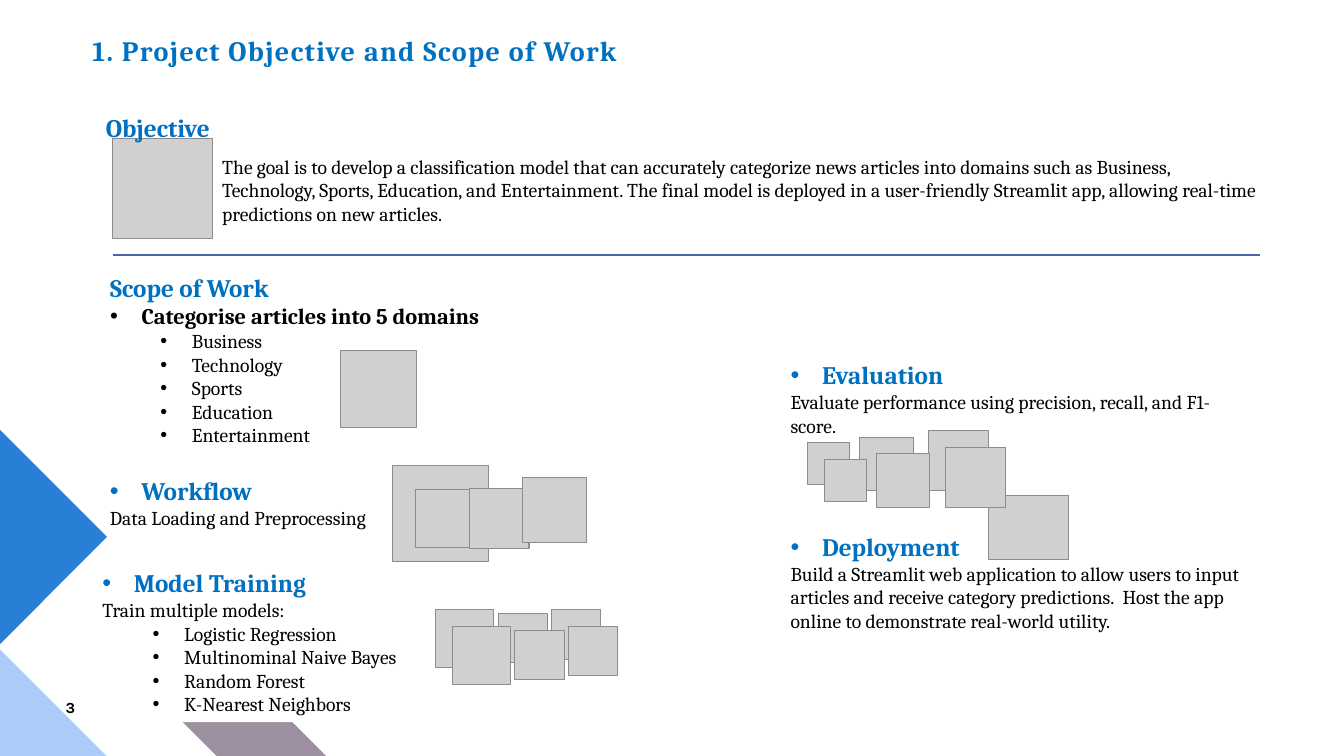
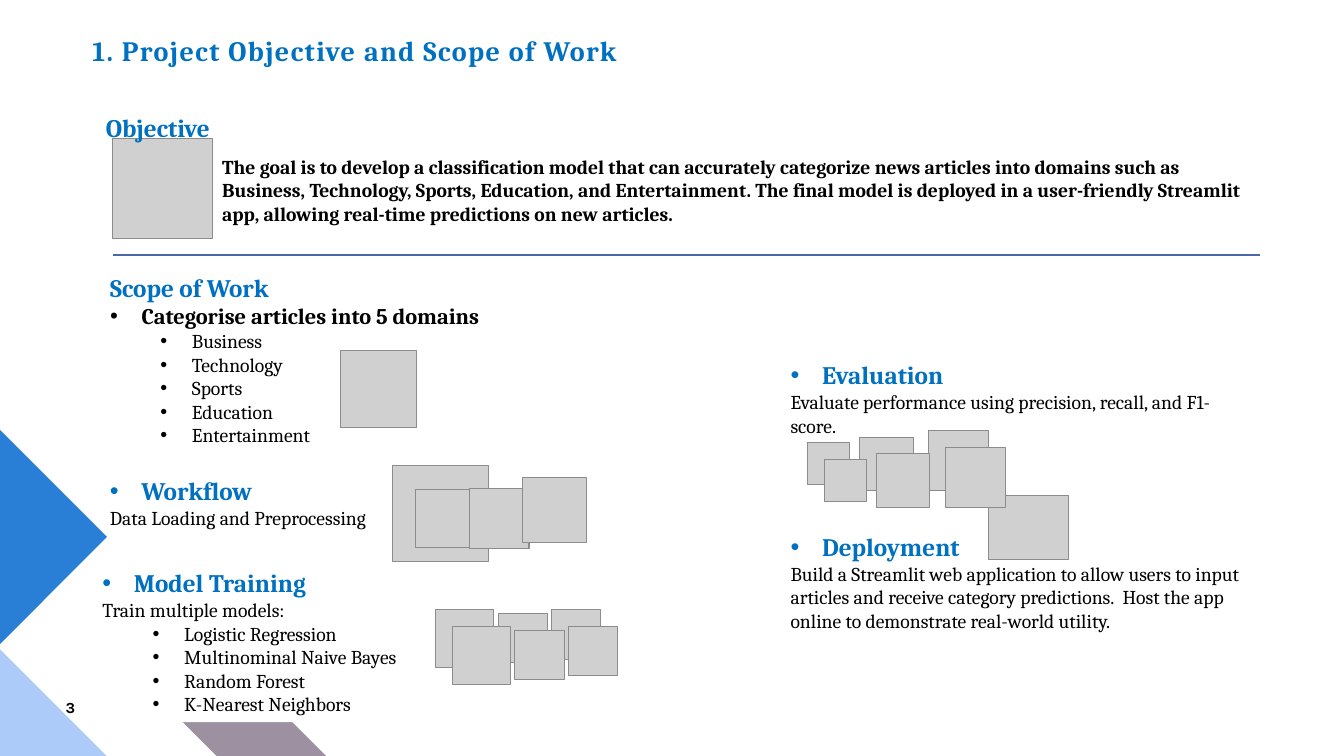
Before and after one commit to mdangirwa/2409NLP_Group_2, a slide deck: slide 3 of Final NLP Presentation - Team Project July 2025.pptx. Drawn at 1344x756 pixels with LibreOffice and Linux fonts; fonts in the diff are those of the drawing; grey boxes stand for pictures. Boxes give left, top, right and bottom in pixels: in the first picture for what was removed or moved away, otherwise in the second. Text is boxed around its words. In the diff, an @@ line names an element or a change of style, - is before the commit and + after.

Commit message:
SG
Presentation - Final NLP Team project July 2025

```diff
--- a/Final NLP Presentation - Team Project July 2025.pptx
+++ b/Final NLP Presentation - Team Project July 2025.pptx
@@ text "The goal is to develop ..." at (x1=222, y1=160, x2=1240, y2=226): bold on @@
```
Also in this commit, not shown: 7 other slides changed, 1 slide added, 1 slide removed.
